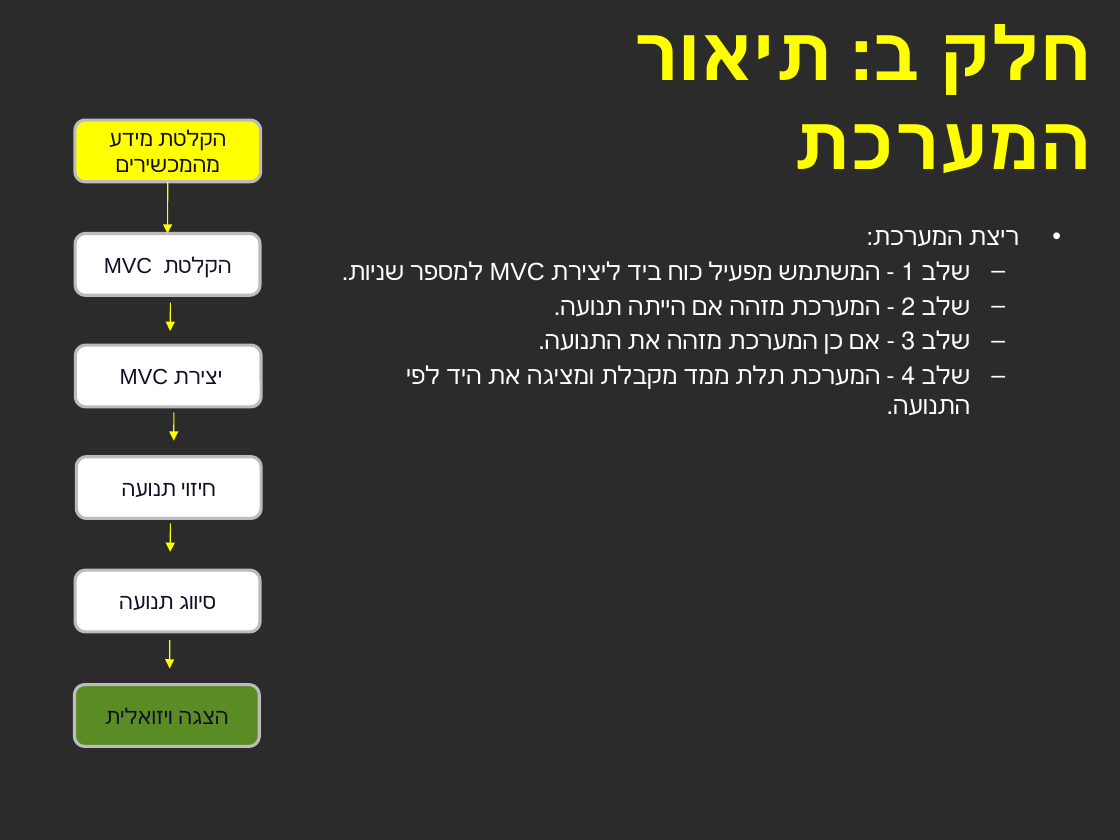
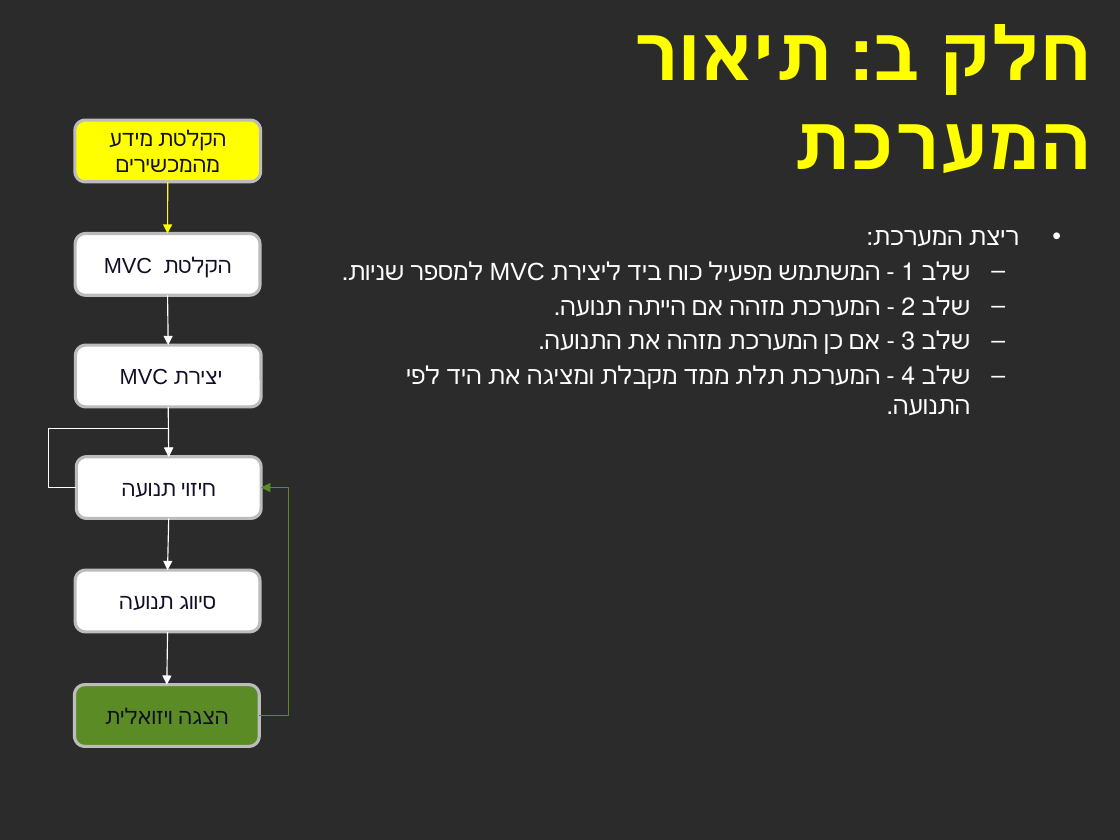
Before and after one commit to eliezerRevach/hand-gesture-project, a slide deck: slide 18 of מצגת/זיהוי תנועות יד בעזרת אקלקטורמיוגרפיה NEW.pptx (slide 17 before the commit). Drawn at 1120x840 pixels with LibreOffice and Linux fonts; fonts in the diff are those of the drawing; background and template pictures are left out; a plain dark background stands for a picture behind light text. Boxes give left, top, right and bottom in pixels: in the first picture for what was removed or moved away, otherwise in the second. Text is boxed around its words. In the diff, an @@ line names an element or a change of style, - is before the commit and + after.

```diff
--- a/מצגת/זיהוי תנועות יד בעזרת אקלקטורמיוגרפיה NEW.pptx
+++ b/מצגת/זיהוי תנועות יד בעזרת אקלקטורמיוגרפיה NEW.pptx
@@ arrow moved from (170, 302) - (170, 332) to (168, 296) - (168, 345) @@
@@ arrow (168, 296) - (168, 345): stroke #FFFF00 0.75 pt to #FFFFFF 0.75 pt @@
@@ arrow moved from (174, 412) - (174, 440) to (168, 407) - (169, 457) @@
@@ arrow (168, 407) - (169, 457): stroke #FFFF00 0.75 pt to #FFFFFF 0.75 pt @@
@@ elbow arrow added from (76, 487) to (169, 457), #FFFFFF 0.75 pt @@
@@ elbow arrow added from (259, 716) to (261, 487), #5A8B25 0.75 pt @@
@@ arrow moved from (170, 523) - (170, 552) to (169, 519) - (168, 570) @@
@@ arrow (169, 519) - (168, 570): stroke #FFFF00 0.75 pt to #FFFFFF 0.75 pt @@
@@ arrow moved from (170, 641) - (169, 669) to (168, 632) - (167, 684) @@
@@ arrow (168, 632) - (167, 684): stroke #FFFF00 0.75 pt to #FFFFFF 0.75 pt @@
```
Also in this commit, not shown: 10 other slides changed, 3 slides added, 7 other files.
